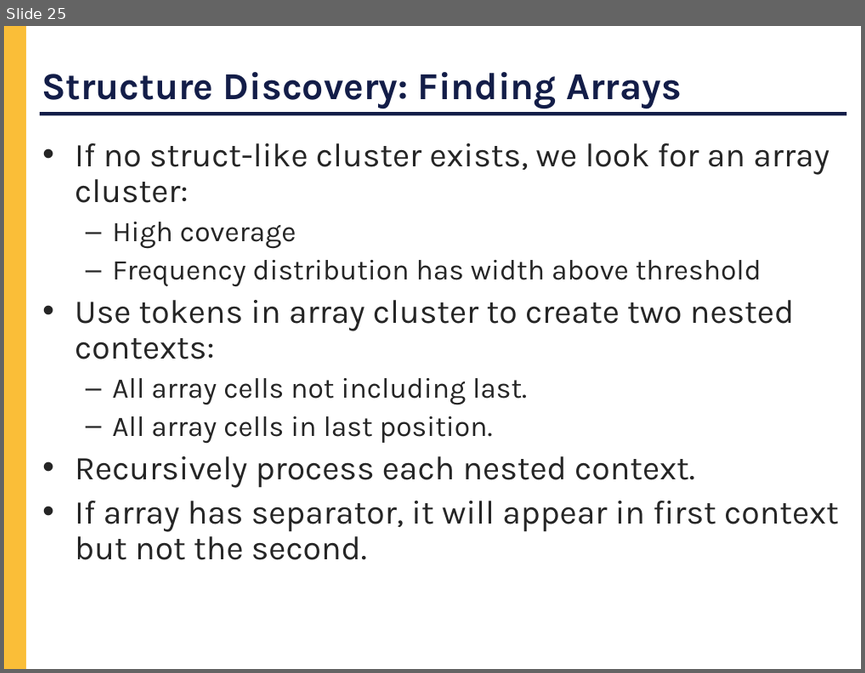
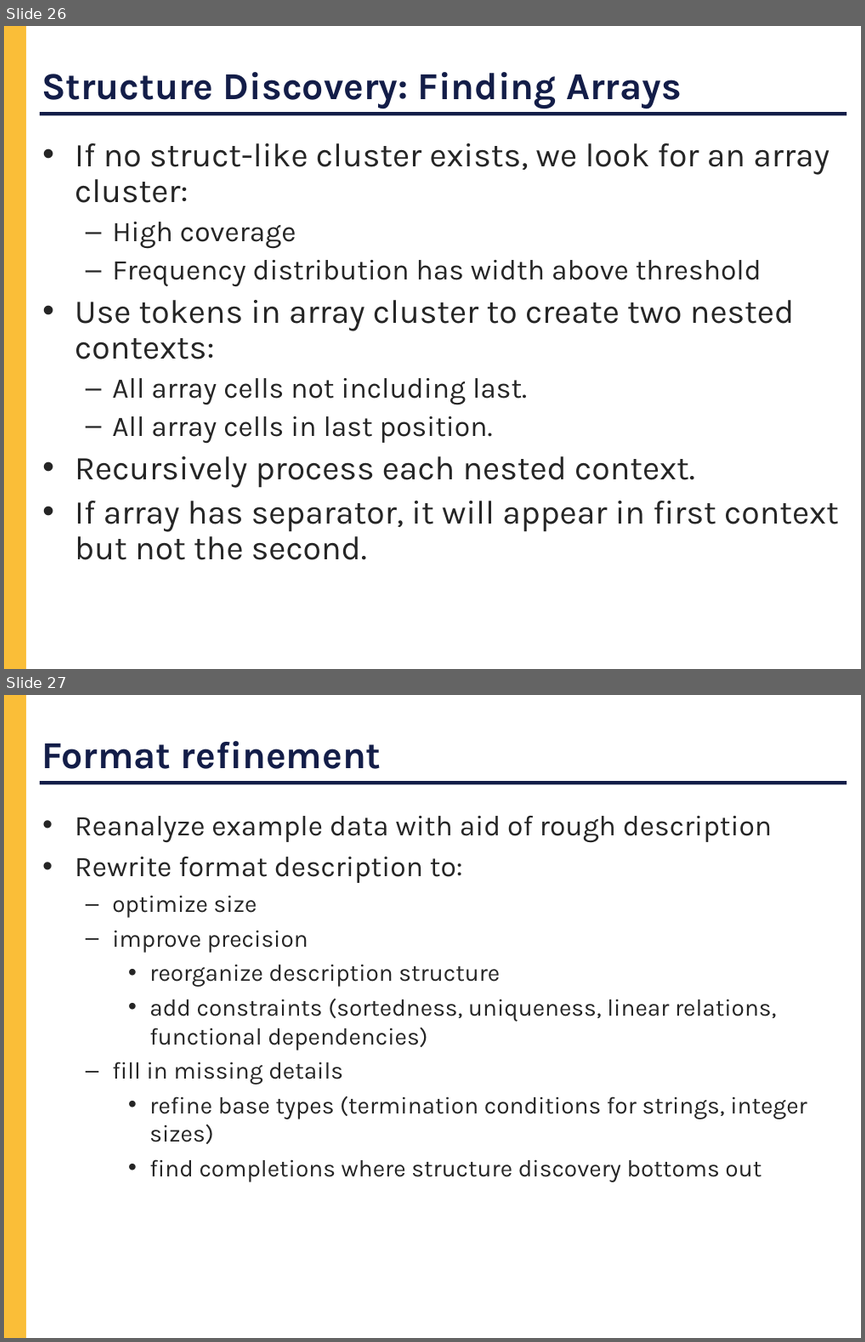
Before and after one commit to cornell-pl/forest, a slide deck: pads/Notes/DARPA/Kickoff.ppt. Shown one above the other, each under a label of ours: slide 25 before the commit, slides 26 and 27 after it. The pictures are 865x673 and 865x1342 pixels, drawn with LibreOffice and Linux fonts; fonts in the diff are those of the drawing. Boxes give left, top, right and bottom in pixels: in the first picture for what was removed or moved away, otherwise in the second. Text is boxed around its words. In the diff, an @@ line names an element or a change of style, - is before the commit and + after.

```diff
--- a/pads/Notes/DARPA/Kickoff.ppt
+++ b/pads/Notes/DARPA/Kickoff.ppt
@@ slide 27 added at <box>4,695,861,1338</box>, background #FFFFFF; not listed: 2 template elements that a slide beside it also shows @@
@@ title added at <box>41,741,381,769</box>, 32 pt, text #131D48, bold @@
+Format refinement
@@ text added at <box>75,816,806,1182</box>, 20 pt, text #252525 @@
+• Reanalyze example data with aid of rough description
+• Rewrite format description to:
+  – optimize size
+  – improve precision
+    • reorganize description structure
+    • add constraints (sortedness, uniqueness, linear relations, functional dependencies)
+  – fill in missing details
+    • refine base types (termination conditions for strings, integer sizes)
+    • find completions where structure discovery bottoms out
@@ what was slide 25 is now slide 26 @@
```
Also in this commit, not shown: 3 slides changed, 14 other slides added, 1 slide removed.
